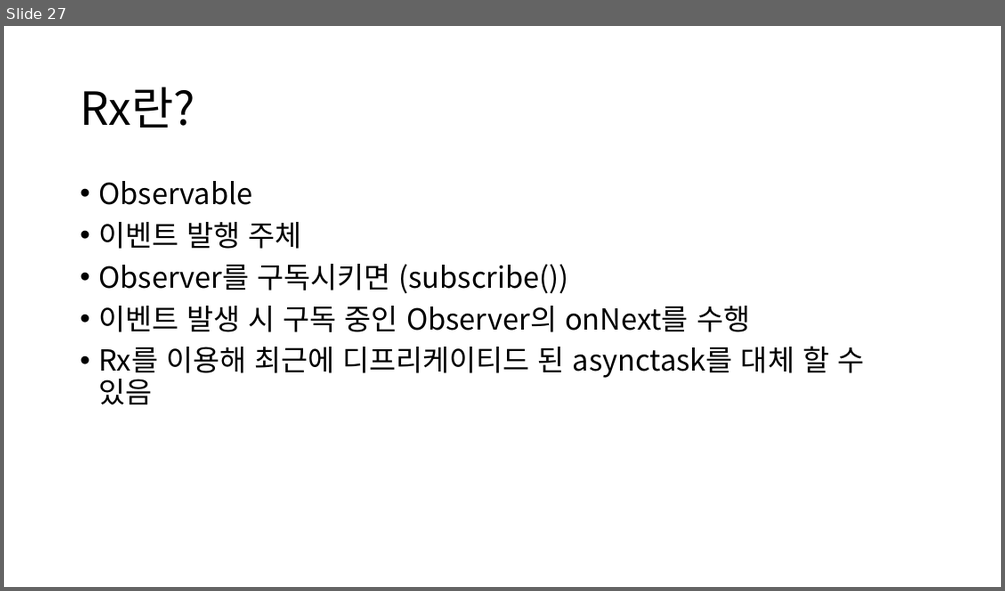
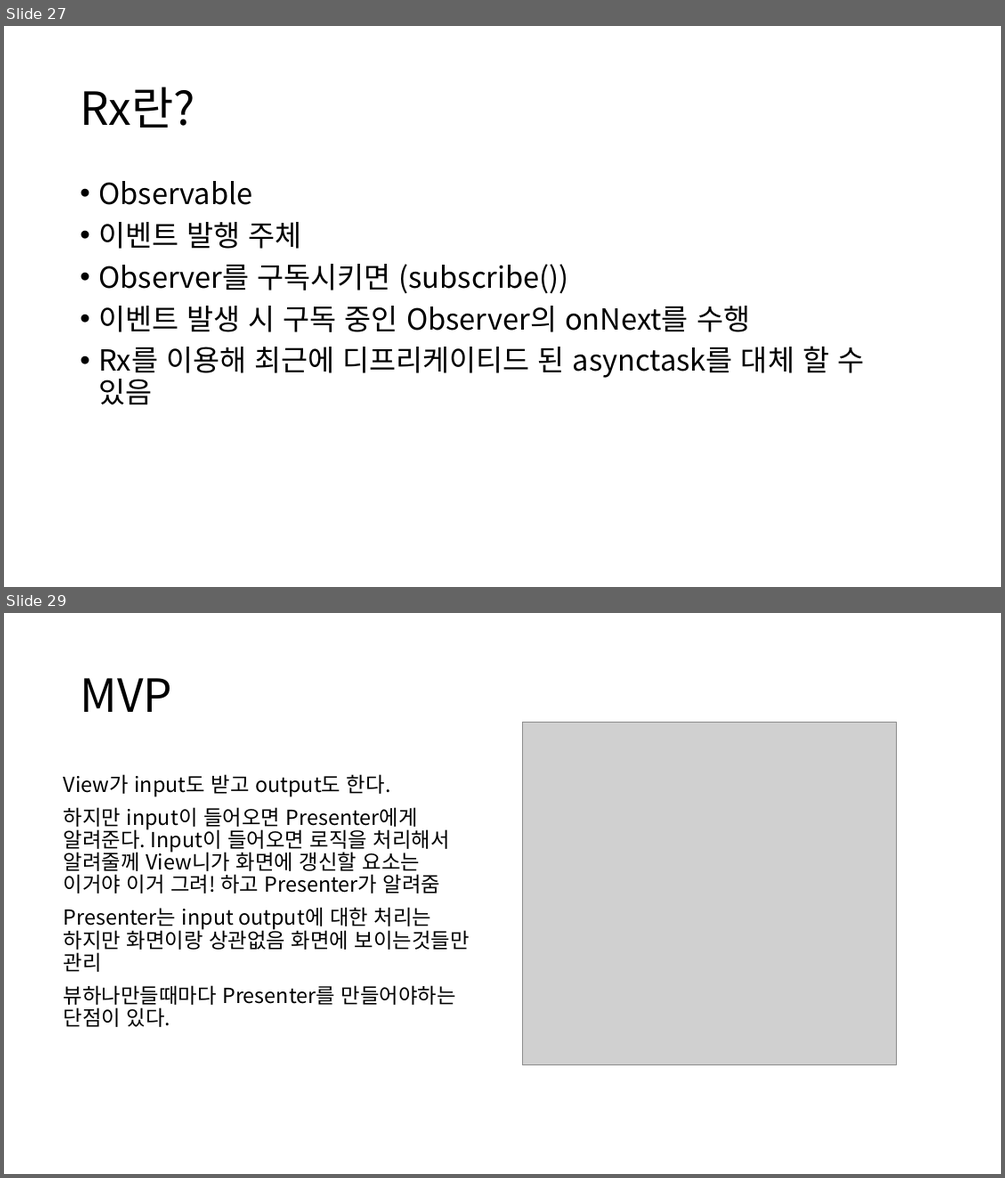
Before and after one commit to satelite54/BUSAN_IT_ACADEMY, a slide deck: 학습자료/학습 정리.pptx. Shown one above the other, each under a label of ours: slide 27 before the commit, slides 27 and 29 after it; the slides between them are not shown. The pictures are 1005x591 and 1005x1178 pixels, drawn with LibreOffice and Linux fonts; fonts in the diff are those of the drawing; grey boxes stand for pictures. Boxes give left, top, right and bottom in pixels: in the first picture for what was removed or moved away, otherwise in the second. Text is boxed around its words. In the diff, an @@ line names an element or a change of style, - is before the commit and + after.

```diff
--- a/학습자료/학습 정리.pptx
+++ b/학습자료/학습 정리.pptx
@@ slide 29 added at box(4, 613, 1001, 1174), background #FFFFFF @@
@@ title added at box(80, 678, 172, 712), 44 pt, text #000000 @@
+MVP
@@ picture added at box(522, 722, 896, 1064) @@
@@ text added at box(64, 774, 469, 1027), 20 pt, text #000000 @@
+View가 input도 받고 output도 한다.
+하지만 input이 들어오면 Presenter에게 알려준다. Input이 들어오면 로직을 처리해서 알려줄께 View니가 화면에 갱신할 요소는 이거야 이거 그려! 하고 Presenter가 알려줌
+Presenter는 input output에 대한 처리는 하지만 화면이랑 상관없음 화면에 보이는것들만 관리
+뷰하나만들때마다 Presenter를 만들어야하는 단점이 있다.
```
Also in this commit, not shown: 7 other slides added, 40 other files.
